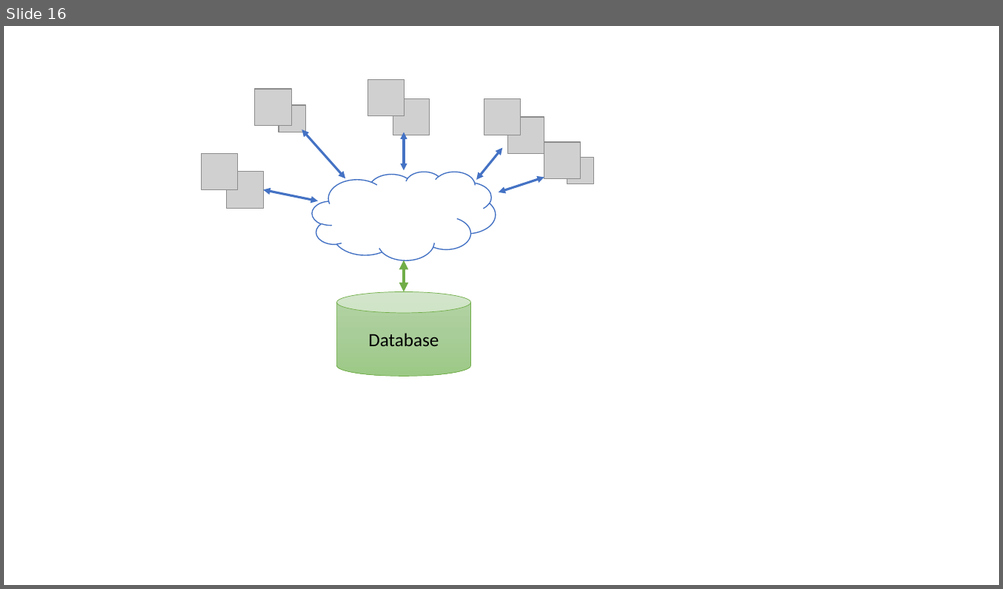
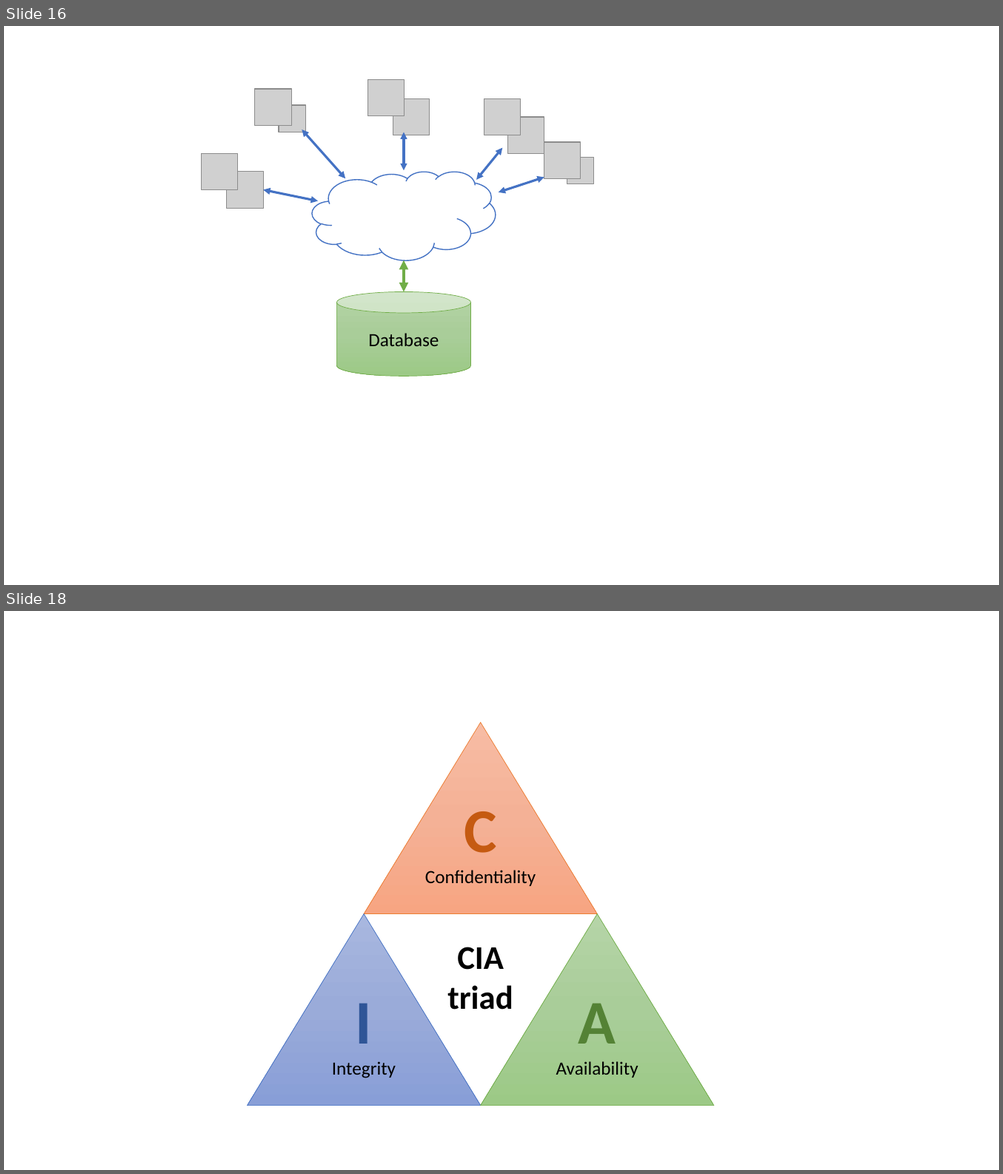
Before and after one commit to coillarach/SET09102, a slide deck: images/graphics.pptx. Shown one above the other, each under a label of ours: slide 16 before the commit, slides 16 and 18 after it; the slides between them are not shown. The pictures are 1003x589 and 1003x1174 pixels, drawn with LibreOffice and Linux fonts; fonts in the diff are those of the drawing; grey boxes stand for pictures. Boxes give left, top, right and bottom in pixels: in the first picture for what was removed or moved away, otherwise in the second. Text is boxed around its words. In the diff, an @@ line names an element or a change of style, - is before the commit and + after.

```diff
--- a/images/graphics.pptx
+++ b/images/graphics.pptx
@@ slide 18 added at box(4, 611, 999, 1170), background #FFFFFF @@
@@ triangle added at box(364, 722, 597, 914), fill gradient #F7BDA5 to #F5B196 to #F8A582, outline #ED7D31 0.5 pt, 18 pt, text #000000 @@
+C
+Confidentiality
@@ triangle added at box(247, 914, 481, 1105), fill gradient #A8B7DF to #9AABD9 to #889ED7, outline #4472C4 0.5 pt, 18 pt, text #000000 @@
+I
+Integrity
@@ triangle added at box(481, 914, 714, 1105), fill gradient #B5D5A7 to #AACE9A to #9CC987, outline #70AD47 0.5 pt, 18 pt, text #000000 @@
+A
+Availability
@@ text added at box(447, 947, 512, 1010), 32 pt, text #000000, bold @@
+CIA triad
```
Also in this commit, not shown: 5 other slides added, 19 other files.
